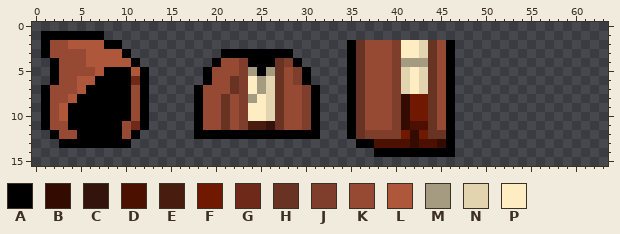
Two versions of one pixel-art sprite, items/armors/tier3/azunrobes/icons.png. The picture above is the old version.
The file is 64x16 pixels. Colours within 5 levels of each other are drawn and written as one.
Palette (. is transparent): A #000000  B #330b00  C #33130b  D #4c1000  E #491c10  F #701800  G #6f2919  H #683323  J #7f3e2b  K #964a33  L #af573a  M #a59b81  N #e2d4ae  P #feedc2
Pixels before, first column x 1:
 1 AAAAAAA.......................................
 2 AKKLLLLAA.........................AHKKKJPPNHKA
 3 AKKKKLLLLA..........AAAAAAAA......AHKKKJPPNHKA
 4 .AKKKLLLLLA........AKKJAAAHJA.....AHKKKJMMMHKA
 5 .AKKKKLAAALA......AKKKJMAMHKJA....AHKKKJNPNHKA
 6 .AKKLLAAAAGA......AKKHJPMNHKJA....AHKKKJNPNHKA
 7 AKKKLAAAAAKA.....AKKKHJPMNHKKJA...AHKKKJNPNHKA
 8 AKKLAAAAAAKA.....AKKHKJMPNHKKJA...AHKKKJBFFHKA
 9 AKLAAAAAAAKA.....AKKHKJPPNHKKJA...AHKKKJBFFHKA
10 AKLAAAAAAAKA.....AKKHKJPPNHKKJA...AHKKKJBFFHKA
11 AKKAAAAAAKGA.....AKKHKJEECHKKJA...AHKKKJBDDHKA
12 .AKKAAAAAKA......AAAAAAAAAAAAAA...AHJJJJFBFHHA
13 ..AAAAAAAA.........................AADDDDBDDBA
14 .....................................AAAAAAAAA
The same view after the edit:
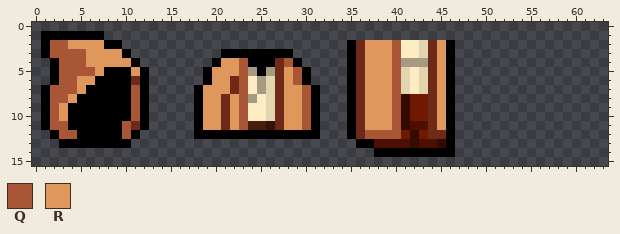
Colours new in this view: Q #a85636  R #e0975c
Diff:
Colour H gives way to colour G in rows 2 to 3 at x 36 and 44; in rows 4 to 5 at x 27, 36 and 44; in rows 6 to 7 at x 22, 27, 36 and 44; in rows 8 to 11 at x 21, 27, 36 and 44; in row 12 at x 36 and 44 to 45.
Colour J gives way to colour Q in rows 2 to 3 at x 40; in row 4 at x 23, 28 and 40; in rows 5 to 6 at x 23, 29 and 40; in rows 7 to 11 at x 23, 30 and 40; in row 12 at x 37 to 40.
Colour K gives way to colour Q in row 2 at x 2 to 3; in row 3 at x 2 to 5; in row 4 at x 3 to 5; in row 5 at x 3 to 6; in row 6 at x 3 to 4; in row 7 at x 2 to 4 and 11.
Colour K gives way to colour Q in row 8 at x 2 to 3 and 11; in rows 9 to 10 at x 2 and 11; in row 11 at x 2 to 3 and 10; in row 12 at x 3 to 4 and 10.
Colour K gives way to colour R in rows 2 to 3 at x 37 to 39 and 45; in row 4 at x 21 to 22, 37 to 39 and 45; in row 5 at x 20 to 22, 28, 37 to 39 and 45; in row 6 at x 20 to 21, 28, 37 to 39 and 45; in row 7 at x 19 to 21, 28 to 29, 37 to 39 and 45; in rows 8 to 11 at x 19 to 20, 22, 28 to 29, 37 to 39 and 45.
Colour L gives way to colour R in row 2 at x 4 to 7; in row 3 at x 6 to 9; in row 4 at x 6 to 10; in row 5 at x 7 and 11; in row 6 at x 5 to 6; in row 7 at x 5.
Colour L gives way to colour R in row 8 at x 4; in rows 9 to 10 at x 3.
Pixel boxes of the changes (left, top, right, bottom) in both pictures:
changed: (50, 40, 140, 139)
changed: (356, 40, 446, 139)
changed: (203, 58, 248, 130)
changed: (275, 58, 311, 130)
